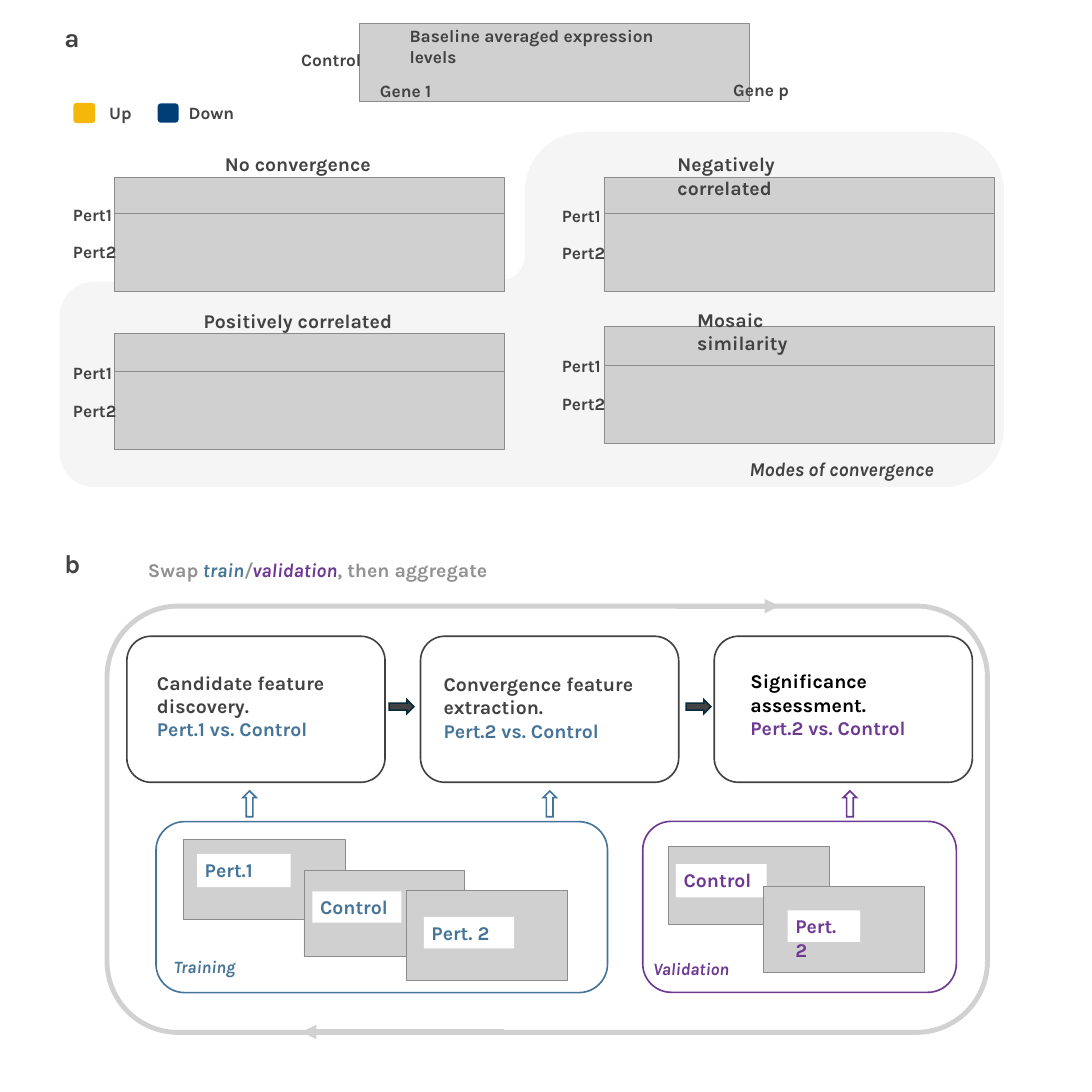
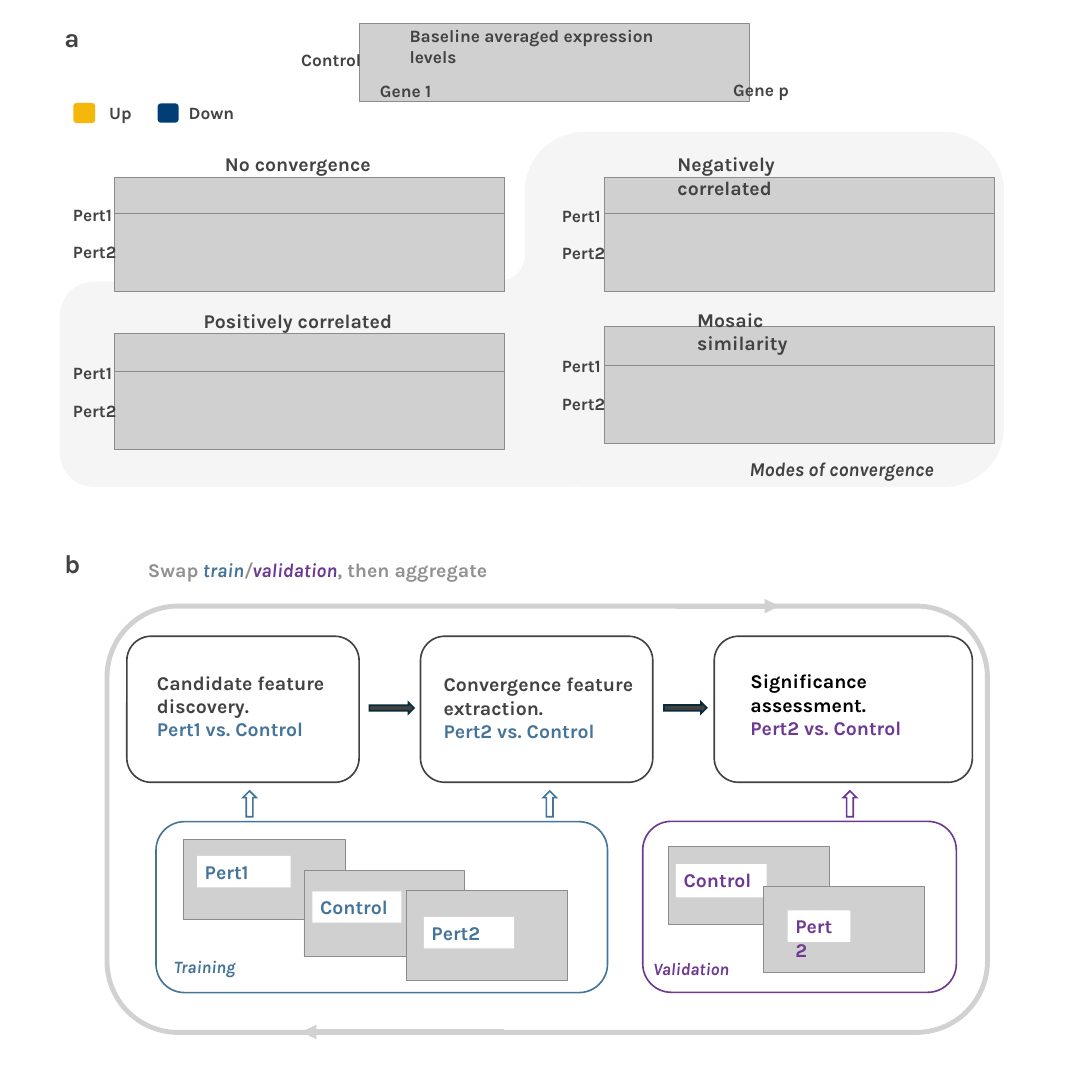
Before and after one commit to terrytianyuzhang/genetic_convergence, a slide deck: slide 1 of paper_plots/ppt13_concept_and_flowchart.pptx. Drawn at 1092x1092 pixels with LibreOffice and Linux fonts; fonts in the diff are those of the drawing; grey boxes stand for pictures; background and template pictures are left out. Boxes give left, top, right and bottom in pixels: in the first picture for what was removed or moved away, otherwise in the second. Text is boxed around its words. In the diff, an @@ line names an element or a change of style, - is before the commit and + after.

```diff
--- a/paper_plots/ppt13_concept_and_flowchart.pptx
+++ b/paper_plots/ppt13_concept_and_flowchart.pptx
@@ rounded rectangle: place and size @@
-rounded rectangle at [127,636,385,782]
+rounded rectangle at [127,636,360,782]
@@ rounded rectangle: place and size @@
-rounded rectangle at [420,636,679,782]
+rounded rectangle at [420,636,653,782]
@@ right arrow: place and size @@
-right arrow at [389,700,414,714]
+right arrow at [370,703,414,714]
@@ right arrow: place and size @@
-right arrow at [686,700,711,714]
+right arrow at [664,702,707,714]
@@ text at [157,722,303,737]: text changed @@
-Pert.1 vs. Control
+Pert1 vs. Control
@@ text at [444,724,595,739]: text changed @@
-Pert.2 vs. Control
+Pert2 vs. Control
@@ text at [750,721,902,736]: text changed @@
-Pert.2 vs. Control
+Pert2 vs. Control
@@ text in rectangle at [205,866,249,880]: text changed @@
-Pert.1
+Pert1
@@ text in rectangle at [431,927,480,941]: text changed @@
-Pert. 2
+Pert2
@@ rectangle "Pert2": place and size @@
-rectangle "Pert2" at [788,910,860,941]
+rectangle "Pert2" at [788,910,850,941]
@@ text in rectangle at [795,920,836,957]: text changed @@
-Pert. 2
+Pert2
```
Also in this commit, not shown: 24 other files.
